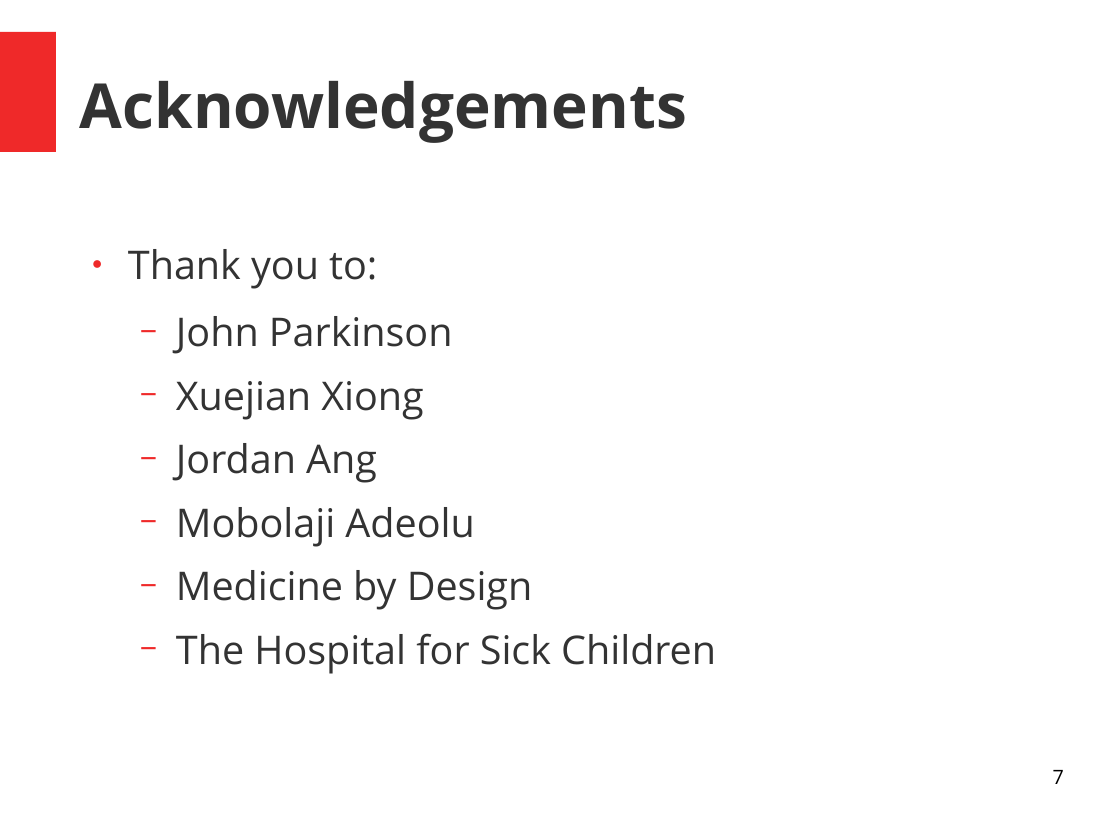
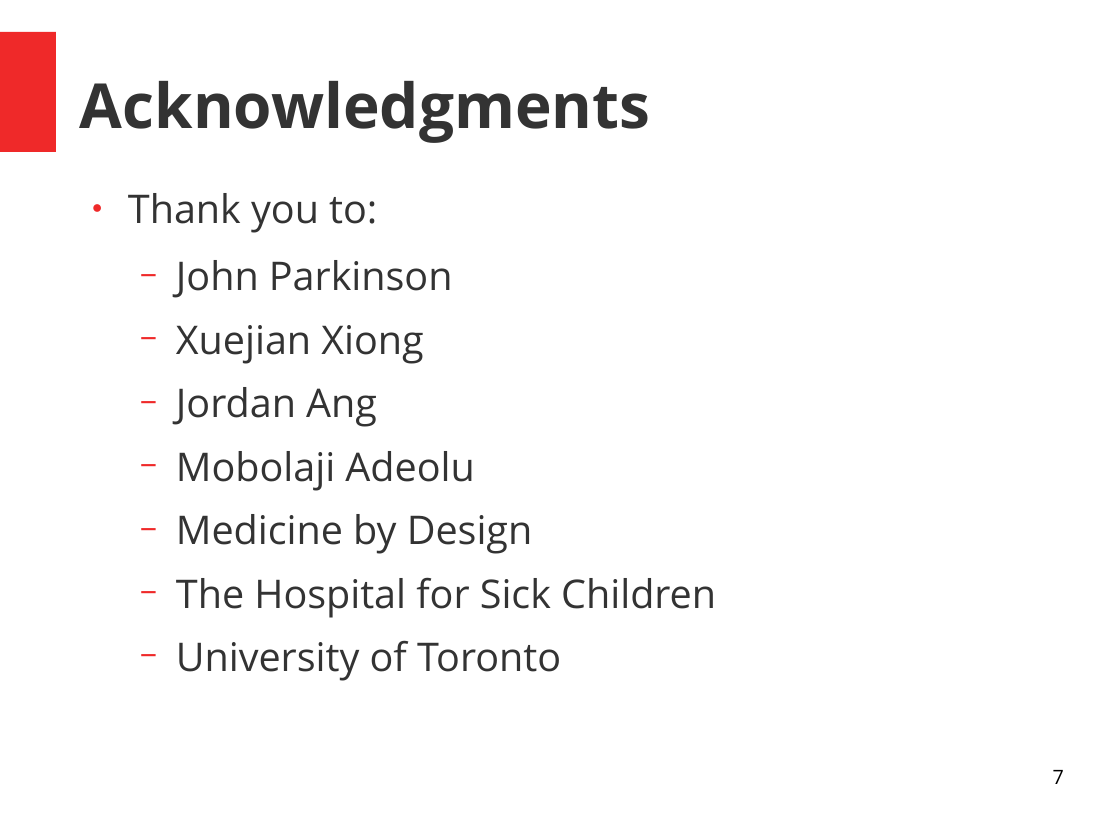
Before and after one commit to billytaj/parkinson_int_meta_pipe, a slide deck: slide 7 of Documentation/mbd_quick_2.odp. Drawn at 1120x840 pixels with LibreOffice and Linux fonts; fonts in the diff are those of the drawing. Boxes give left, top, right and bottom in pixels: in the first picture for what was removed or moved away, otherwise in the second. Text is boxed around its words. In the diff, an @@ line names an element or a change of style, - is before the commit and + after.

```diff
--- a/Documentation/mbd_quick_2.odp
+++ b/Documentation/mbd_quick_2.odp
@@ title at [80,81,650,143]: text changed @@
-Acknowledgements
+Acknowledgments
@@ text "Thank you to:": place and size @@
-text "Thank you to:" at [128,249,716,674]
+text "Thank you to:" at [128,193,716,681]
@@ text at [176,640,561,681]: paragraph added @@
+  − University of Toronto
```
Also in this commit, not shown: 5 other slides changed, 2 other files.
